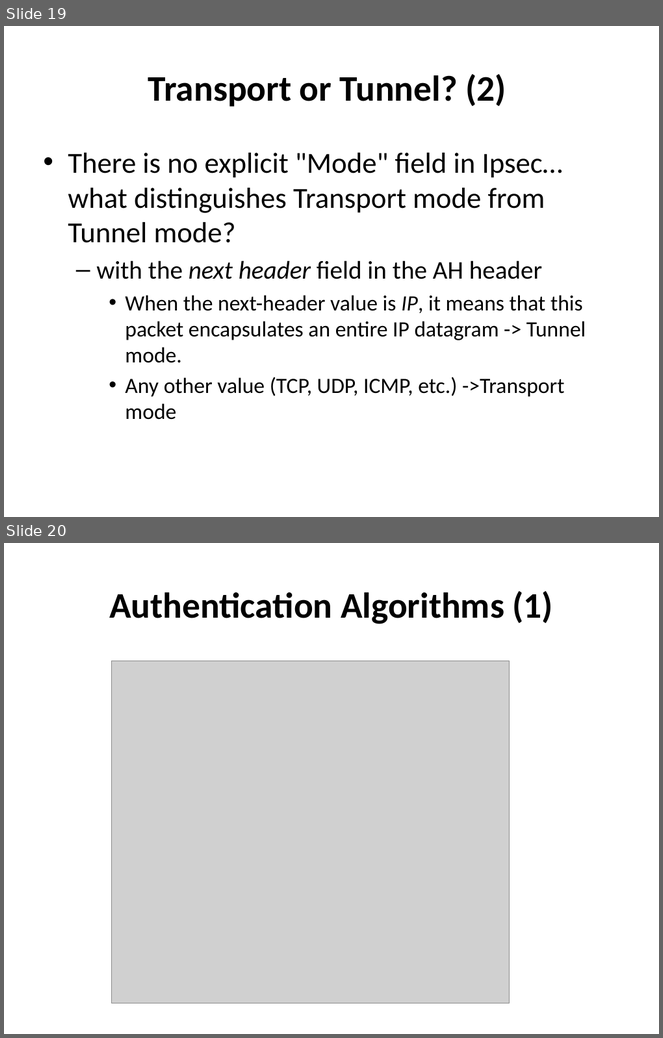
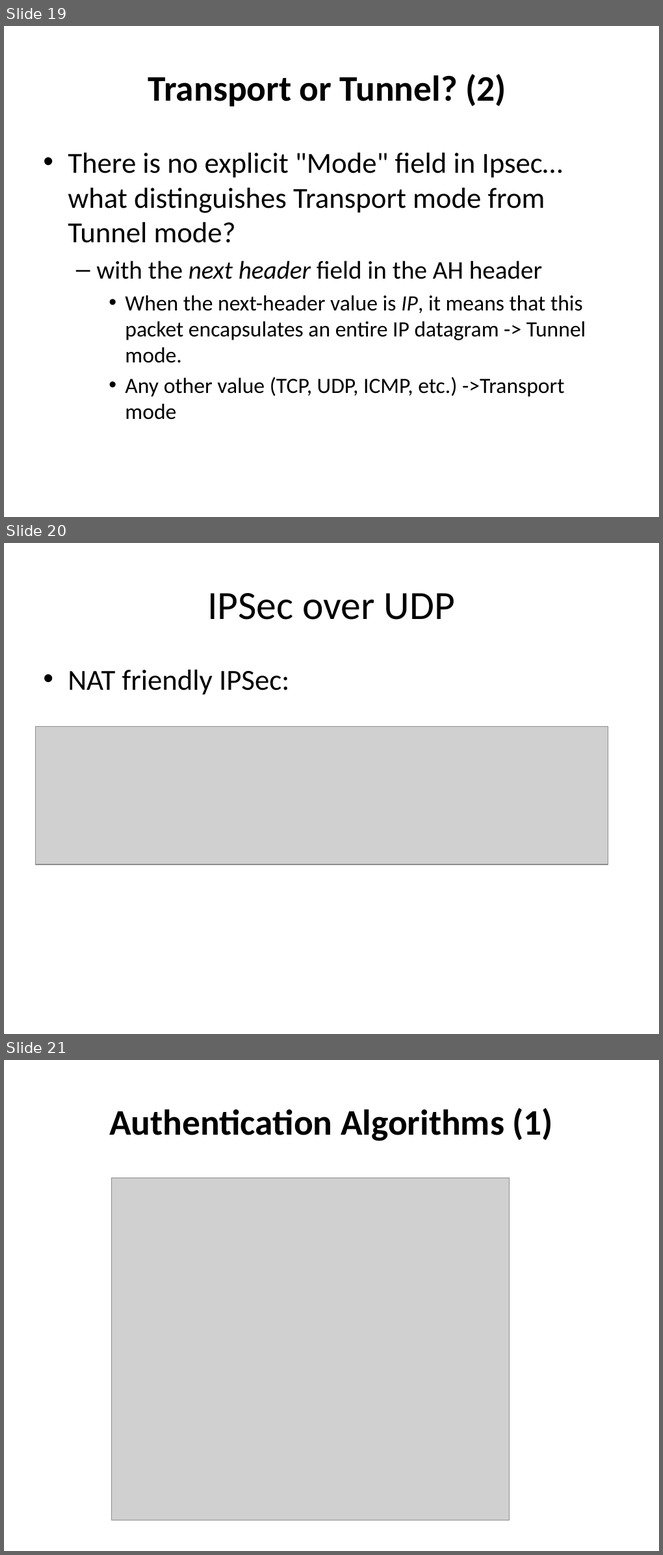
Before and after one commit to DeMaCS-UNICAL/NetworkSecurity, a slide deck: slides/ipsec.pptx. Shown one above the other, each under a label of ours: slides 19 and 20 before the commit, slides 19, 20 and 21 after it. The pictures are 663x1038 and 663x1555 pixels, drawn with LibreOffice and Linux fonts; fonts in the diff are those of the drawing; grey boxes stand for pictures. Boxes give left, top, right and bottom in pixels: in the first picture for what was removed or moved away, otherwise in the second. Text is boxed around its words. In the diff, an @@ line names an element or a change of style, - is before the commit and + after.

Commit message:
Fixes to pptx

```diff
--- a/slides/ipsec.pptx
+++ b/slides/ipsec.pptx
@@ slide 20 added at [4,543,659,1034], background #FFFFFF @@
@@ title added at [207,593,455,620], 44 pt, text #000000 @@
+IPSec over UDP
@@ text added at [68,670,289,695], 32 pt, text #000000 @@
+• NAT friendly IPSec:
@@ picture added at [36,727,608,865] @@
@@ what was slide 20 is now slide 21 @@
```
Also in this commit, not shown: 1 other file.
